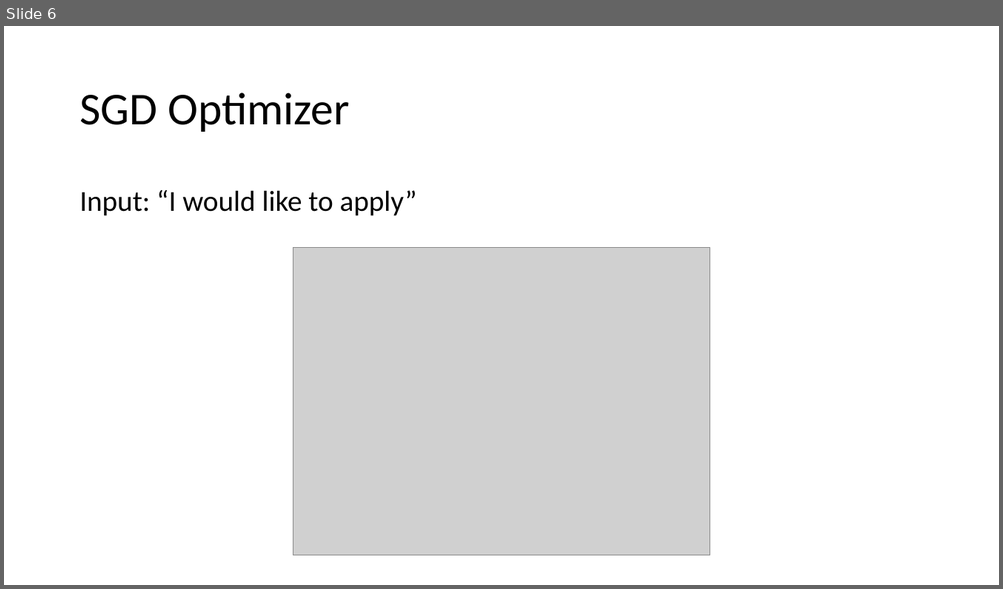
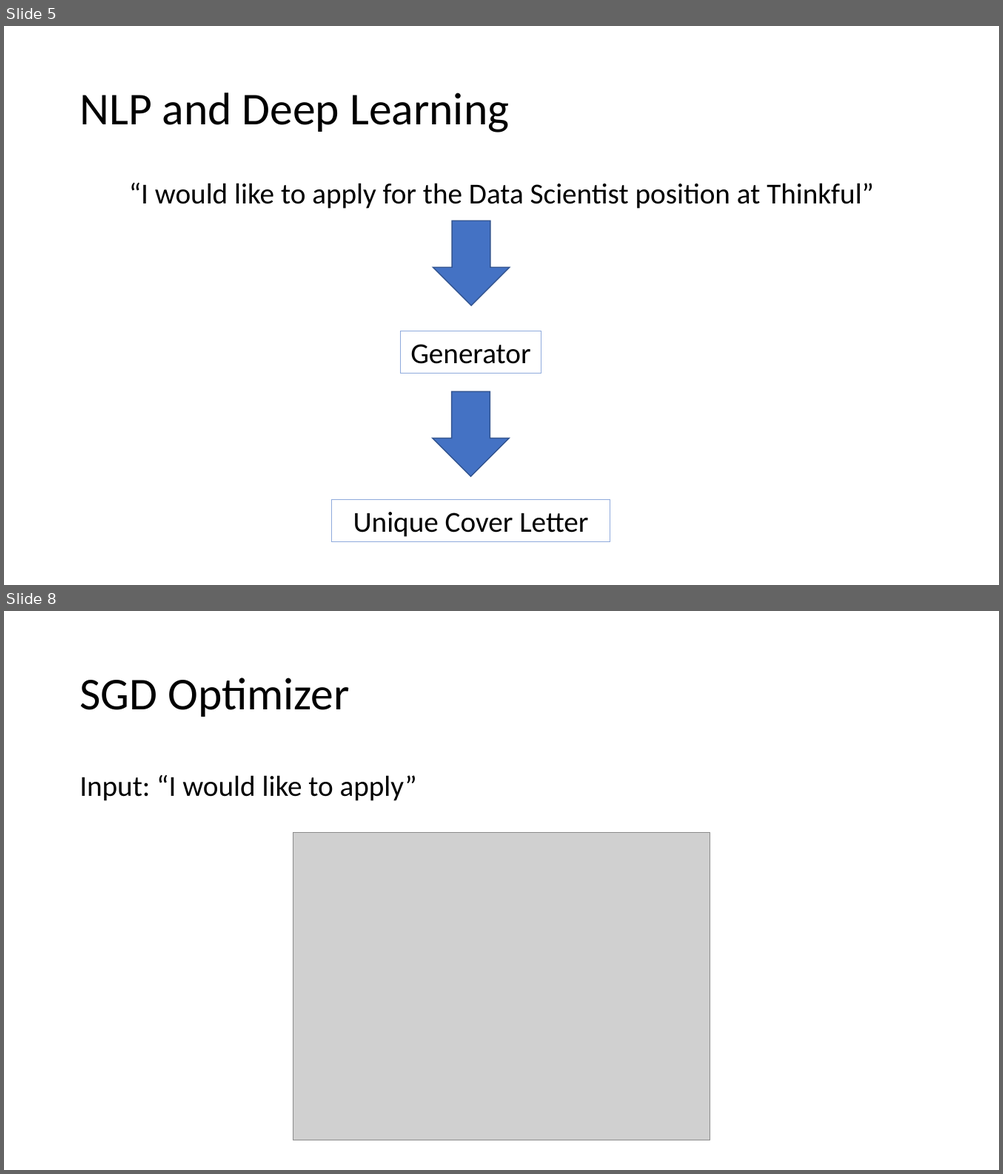
Before and after one commit to rhkhoo/Cover_Letter_Generator, a slide deck: Cover Letter Generator Using NLP and Deep Learning.pptx. Shown one above the other, each under a label of ours: slide 6 before the commit, slides 5 and 8 after it; the slides between them are not shown. The pictures are 1003x589 and 1003x1174 pixels, drawn with LibreOffice and Linux fonts; fonts in the diff are those of the drawing; grey boxes stand for pictures. Boxes give left, top, right and bottom in pixels: in the first picture for what was removed or moved away, otherwise in the second. Text is boxed around its words. In the diff, an @@ line names an element or a change of style, - is before the commit and + after.

```diff
--- a/Cover Letter Generator Using NLP and Deep Learning.pptx
+++ b/Cover Letter Generator Using NLP and Deep Learning.pptx
@@ slide 5 added at box(4, 26, 999, 585), background #FFFFFF @@
@@ title added at box(79, 93, 509, 133), 44 pt, text #000000 @@
+NLP and Deep Learning
@@ text added at box(129, 183, 874, 209), 28 pt, text #000000 @@
+“I would like to apply for the Data Scientist position at Thinkful”
@@ down arrow added at box(433, 221, 510, 306), fill #4472C4, outline #325491 1 pt @@
@@ rectangle added at box(400, 331, 540, 374), outline #8FAADC 0.75 pt, 28 pt, text #000000 @@
+Generator
@@ down arrow added at box(432, 392, 509, 477), fill #4472C4, outline #325491 1 pt @@
@@ rectangle added at box(332, 500, 609, 543), outline #8FAADC 0.75 pt, 28 pt, text #000000 @@
+Unique Cover Letter
@@ what was slide 6 is now slide 8 @@
```
Also in this commit, not shown: 3 slides changed, 1 other slide added, 1 other file.
